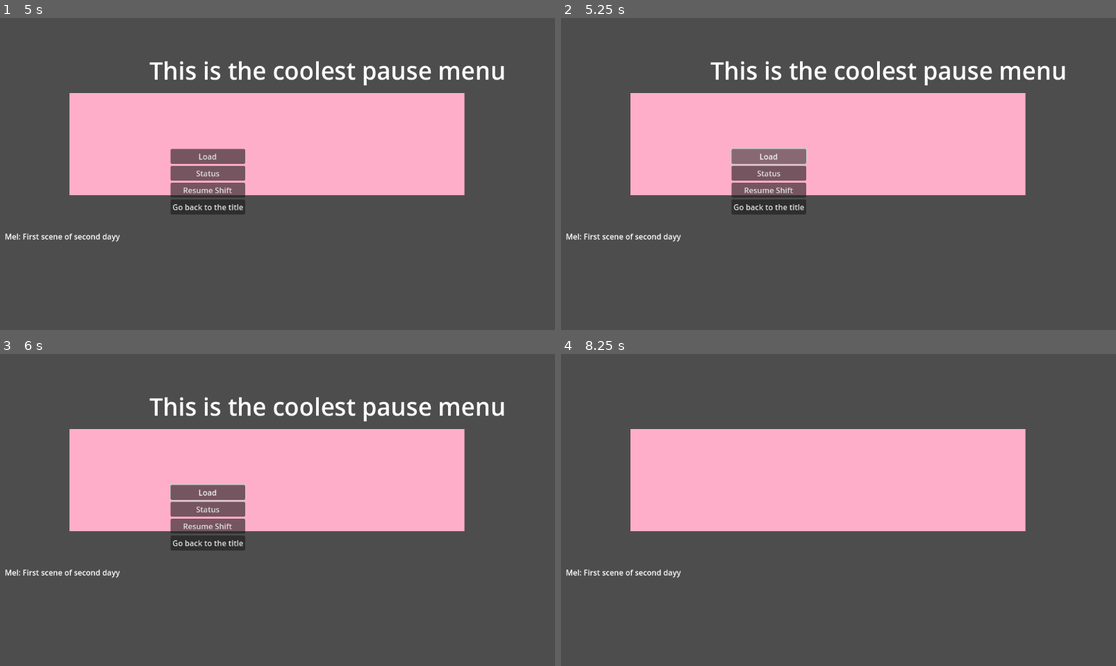
Above: before the commit, frames 1-4 (two rows, left to right).
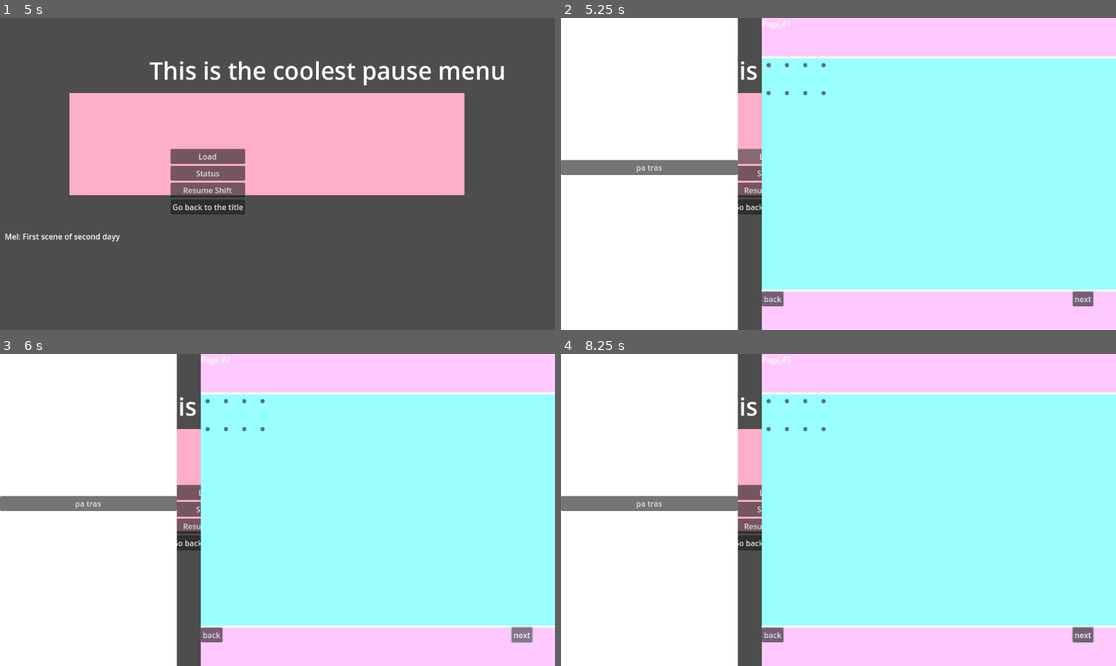
Above: after the commit, the same moments.

Repository: LuisGarrillo/Neo-Mel-vn
Game: Godot game, scene res://scenes/main.tscn
Same seed, same stepped clock (60 frames per second), same inputs: the game is played once before the commit and once after it.
Inputs (mouse positions are in pixels of both pictures, inside the frame that each line leads up to):
- Up to frame 1 (5 s): click "Start this epic evisual novel" at 0.5 s; hold W (up) 1.28-2.03 s; hold Space (accept) 1.28-2.03 s; hold S (down) 2.03-2.78 s; tap Space (accept) at 2.1, 3.6, 4.25 s; tap Enter at 2.75 s; hold Space (accept) 2.78-3.53 s; hold W (up) 2.78-4.28 s; hold S (down) from 4.28 s (still down); hold Space (accept) from 4.28 s (still down); tap Tab (pause) at 4.9 s
- Up to frame 2 (5.25 s): release S (down) at 5 s; release Space (accept) at 5 s; click "Load" at 5 s
- Up to frame 3 (6 s): click (521, 634) at 5.75 s, where only the run after the commit has a clickable "next"
- Up to frame 4 (8.25 s): click (1082, 634) at 6.5 s, where only the run after the commit has a clickable "next"; click "Status" at 7.25 s; click "Resume Shift" at 8 s

Frame 1 is identical in both runs. In frame 2, 96% of the frame differs, in the area x 0-100%, y 0-100%; in frame 3, 96%; in frame 4, 97%.
Error in both runs: Invalid access to property or key 'test_character_2' on a base object of type 'Dictionary'. (res://scripts/characters/character_list.gd:63)

Commit message:
Fix load signal from pause screen

Diff:
--- a/scripts/ui/pause.gd
+++ b/scripts/ui/pause.gd
@@ -8,7 +8,7 @@
 signal title
 
 func _on_load_btn_pressed() -> void:
-	load.emit()
+	load.emit("load")
 
 
 func _on_status_btn_pressed() -> void:
